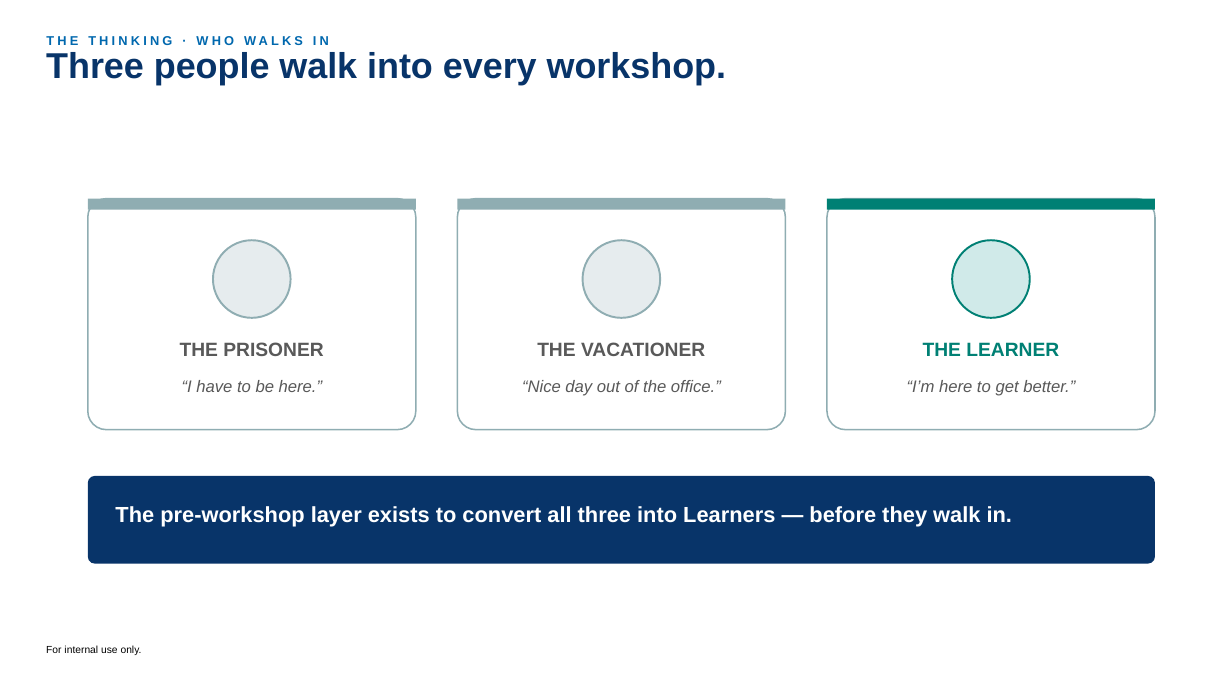
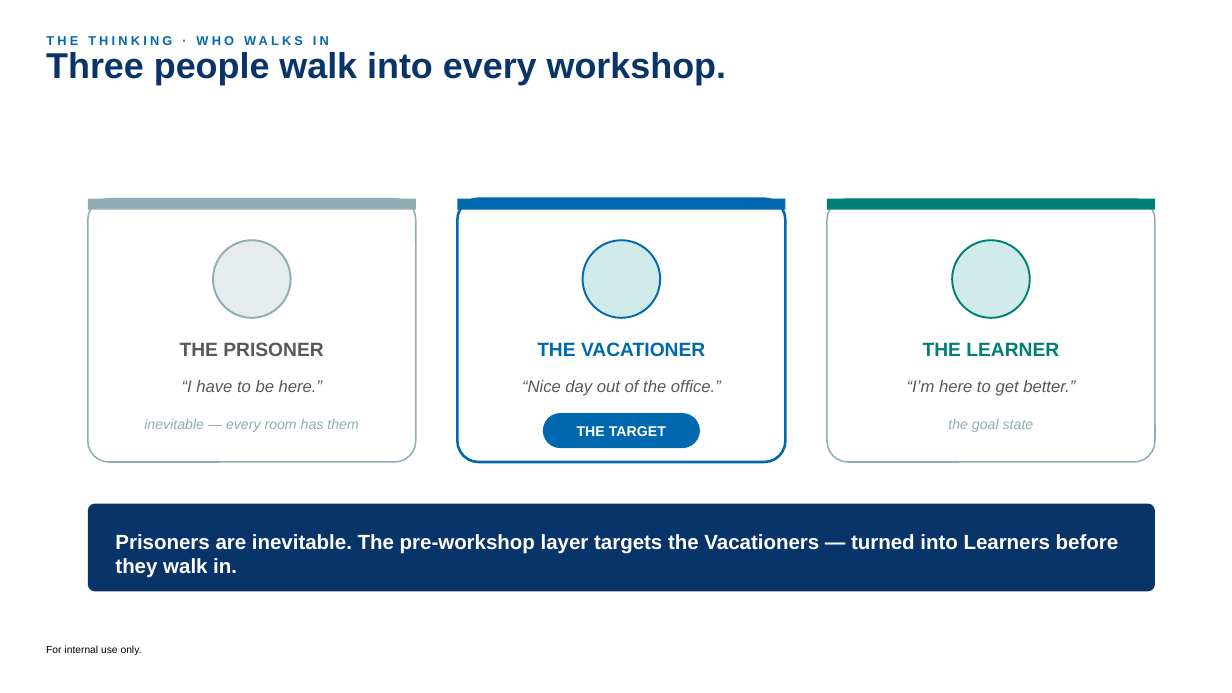
Before and after one commit to cheesin30/decisionframework, a slide deck: slide 6 of outputs/LTI_Learning_Experience_Capital_Learning.pptx. Drawn at 1232x693 pixels with LibreOffice and Linux fonts; fonts in the diff are those of the drawing. Boxes give left, top, right and bottom in pixels: in the first picture for what was removed or moved away, otherwise in the second. Text is boxed around its words. In the diff, an @@ line names an element or a change of style, - is before the commit and + after.

```diff
--- a/outputs/LTI_Learning_Experience_Capital_Learning.pptx
+++ b/outputs/LTI_Learning_Experience_Capital_Learning.pptx
@@ rounded rectangle: place and size @@
-rounded rectangle at (88,199,416,430)
+rounded rectangle at (88,199,416,462)
@@ rectangle at (457,199,786,210): fill #8FADB2 to #0068AE @@
@@ rounded rectangle: place and size @@
-rounded rectangle at (457,199,786,430)
+rounded rectangle at (457,199,786,462)
@@ rounded rectangle at (457,199,786,462): outline #8FADB2 1.2 pt to #0068AE 2 pt @@
@@ rounded rectangle: place and size @@
-rounded rectangle at (827,199,1155,430)
+rounded rectangle at (827,199,1155,462)
@@ ellipse at (582,240,660,318): fill #E6ECEE to #D0EAE9; outline #8FADB2 1.5 pt to #0068AE 1.5 pt @@
@@ text "THE VACATIONER" at (537,342,705,357): text colour #595959 to #0068AE @@
@@ text added at (144,419,358,432), 11 pt, text #8FADB2, italic @@
+inevitable — every room has them
@@ rounded rectangle added at (543,413,701,448), fill #0068AE, 11 pt, text #FFFFFF, bold @@
+THE TARGET
@@ text added at (948,419,1034,432), 11 pt, text #8FADB2, italic @@
+the goal state
@@ rounded rectangle: place and size @@
-rounded rectangle at (88,476,1155,564)
+rounded rectangle at (88,504,1155,592)
@@ text at (115,534,1119,578): text changed; size 17 to 16 pt @@
-The pre-workshop layer exists to convert all three into Learners — before they walk in.
+Prisoners are inevitable. The pre-workshop layer targets the Vacationers — turned into Learners before they walk in.
```
Also in this commit, not shown: 3 other slides changed, 3 slides added, 4 slides removed.
